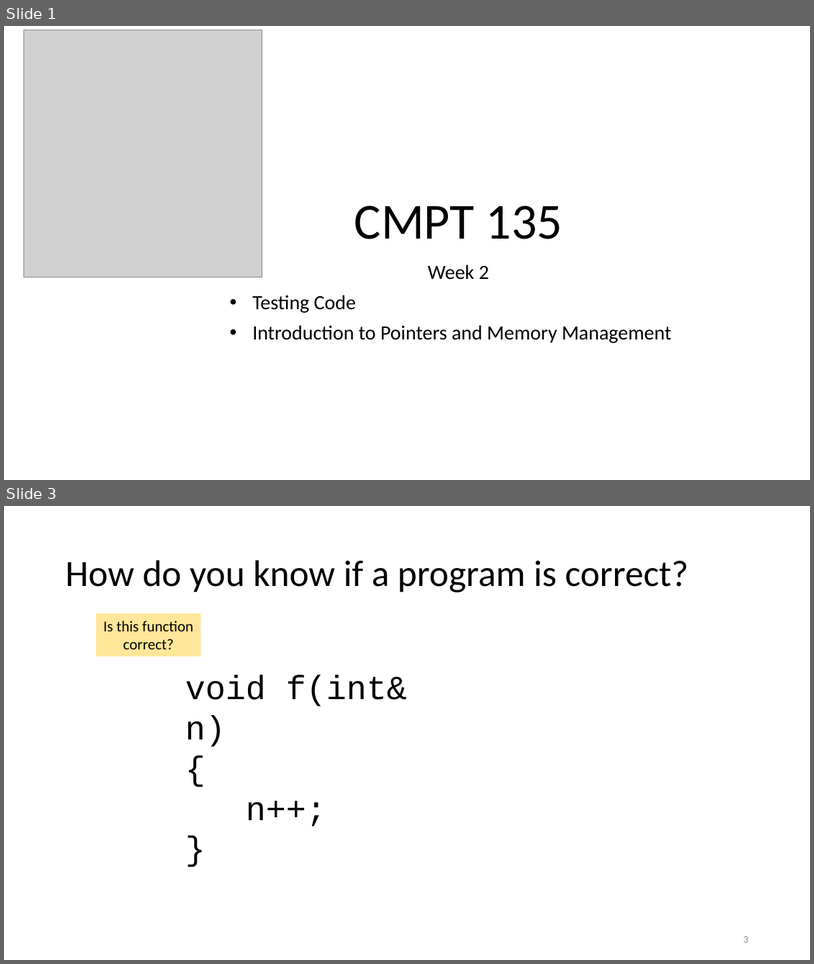
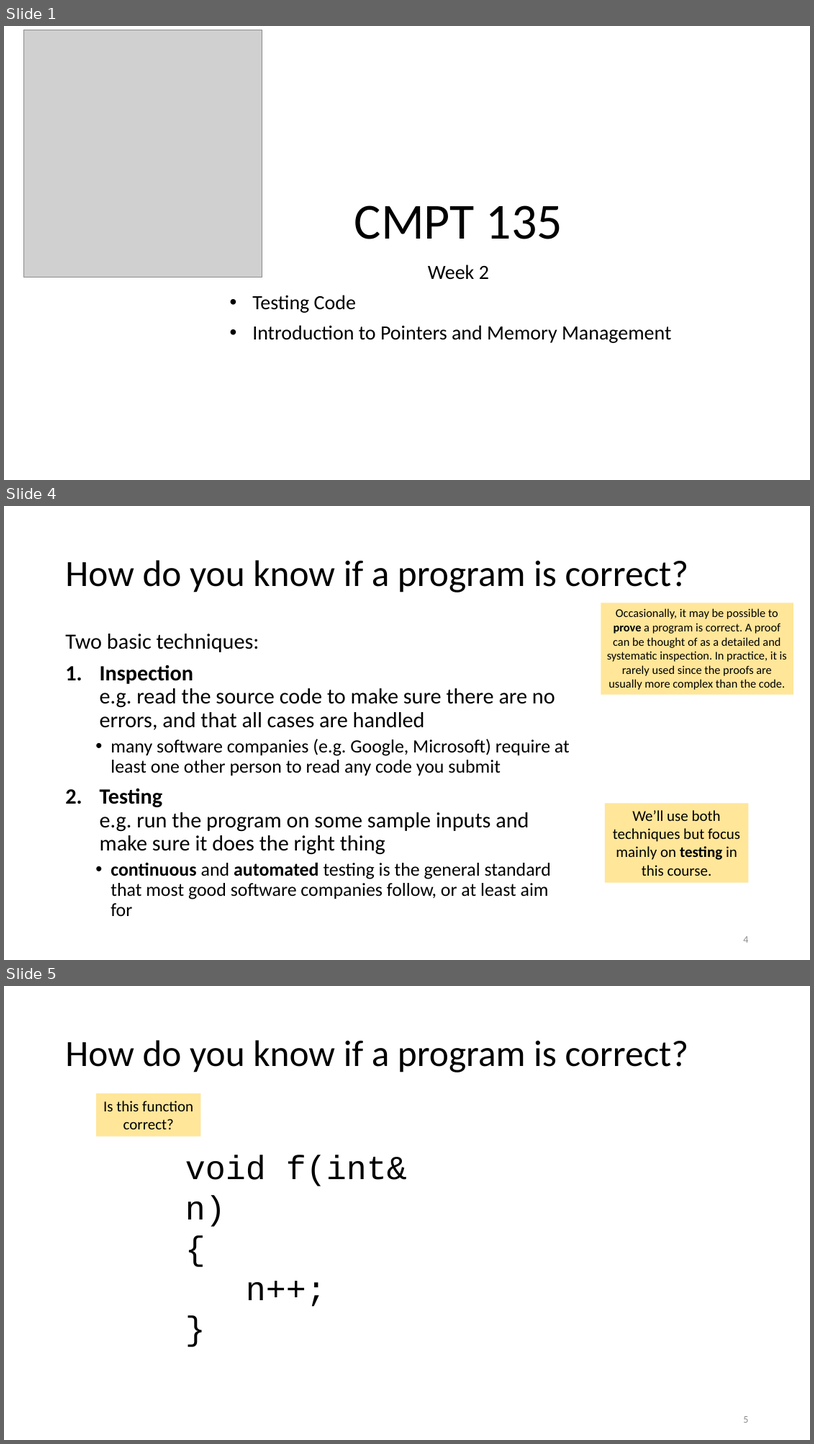
Before and after one commit to tjd1234/cmpt135spring2024, a slide deck: sample_code/week2/week2_cmpt135.pptx. Shown one above the other, each under a label of ours: slides 1 and 3 before the commit, slides 1, 4 and 5 after it; the slides between them are not shown. The pictures are 814x964 and 814x1444 pixels, drawn with LibreOffice and Linux fonts; fonts in the diff are those of the drawing; grey boxes stand for pictures. Boxes give left, top, right and bottom in pixels: in the first picture for what was removed or moved away, otherwise in the second. Text is boxed around its words. In the diff, an @@ line names an element or a change of style, - is before the commit and + after.

```diff
--- a/sample_code/week2/week2_cmpt135.pptx
+++ b/sample_code/week2/week2_cmpt135.pptx
@@ slide 4 added at (4, 506, 810, 960), background #FFFFFF @@
@@ title added at (65, 560, 689, 592), 44 pt, text #000000 @@
+How do you know if a program is correct?
@@ rectangle added at (601, 602, 793, 694), fill #FFE699, 14 pt, text #000000 @@
+Occasionally, it may be possible to prove a program is correct. A proof can be thought of as a detailed and systematic inspection. In practice, it is rarely used since the proofs are usually more complex than the code.
@@ text added at (65, 633, 570, 916), 22.2 pt, text #000000 @@
+Two basic techniques:
+1. Inspection
+   e.g. read the source code to make sure there are no errors, and that all cases are handled
+  • many software companies (e.g. Google, Microsoft) require at least one other person to read any code you submit
+2. Testing
+   e.g. run the program on some sample inputs and make sure it does the right thing
+  • continuous and automated testing is the general standard that most good software companies follow, or at least aim for
@@ rectangle added at (605, 803, 749, 883), fill #FFE699, 18 pt, text #000000 @@
+We’ll use both techniques but focus mainly on testing in this course.
@@ page number added at (743, 936, 748, 942), 12 pt, text #8C8C8C @@
+4
@@ what was slide 3 is now slide 5 @@
```
Also in this commit, not shown: 4 slides changed, 12 other slides added, 2 other files.
